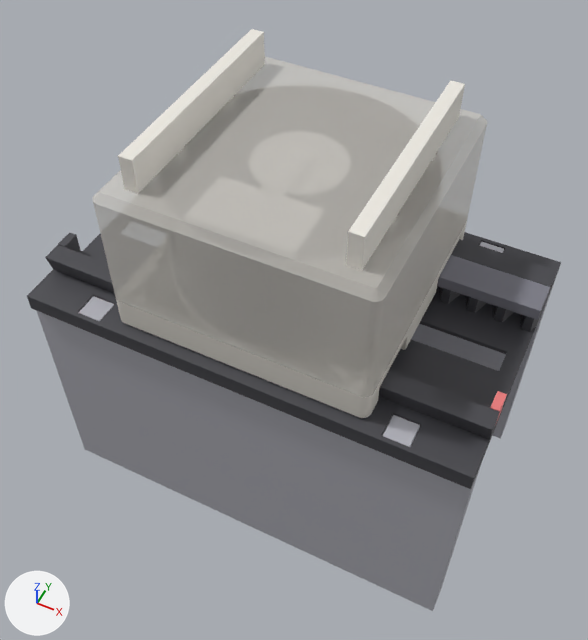
One commit to the Blender file 2-0/kasseta/Стенд_тележка_114.blend: the scene before it, then after it.
Before and after are seen from a camera (50 mm lens) standing at (28.7, -58.8, 66.1) and looking at (-0.1, -1.0, -6.0). Arrows for +X, +Y and +Z are at lower left; the lights stay in place. The picture after the commit comes second.

The scene before the commit, as lines of its bpy script (objects in view):
```python
me_gt_bort = bpy.data.meshes.new('gt_bort')
me_gt_bort.from_pydata(...)  # 24 vertices, 44 faces; spans x 10.5..12.0, y -12.5..12.5, z 16.5..21.5
me_gt_bort.materials.append(mat_борт)  # white #efebe3
me_gt_kubik = bpy.data.meshes.new('gt_kubik')
me_gt_kubik.from_pydata(...)  # 2238 vertices, 4488 faces; spans x -14.7..14.7, y -14.7..14.7, z 2.9..17.7
me_gt_kubik.materials.append(mat_кубик)  # white #efebe3
me_gt_nozhka = bpy.data.meshes.new('gt_nozhka')
me_gt_nozhka.from_pydata(...)  # 24 vertices, 44 faces; spans x -26.0..26.0, y 12.6..15.4, z -32.0..-0.1
me_gt_nozhka.materials.append(mat_ножки)  # grey #b3b3bc
ob_борт_ложа_1 = bpy.data.objects.new('борт ложа 1', me_gt_bort)
ob_борт_ложа_1.location = (0.0, 0.0, 0.0)
ob_кубик = bpy.data.objects.new('кубик', me_gt_kubik)
ob_кубик.location = (0.0, 0.0, 0.0)
ob_ножка_1 = bpy.data.objects.new('ножка 1', me_gt_nozhka)
ob_ножка_1.location = (0.0, 0.0, 0.0)
# also in view: 'крышка над зубьями (планка)' at (0.0, 7.0, 1.7); 'платформа' at (0.0, 0.0, 0.2); 'борт ложа 2' at (-11.2, 0.0, 19.0); 'ножка 2' at (0.0, -14.0, -16.0); 'нижний этаж' at (0.0, 0.0, 2.0)
```
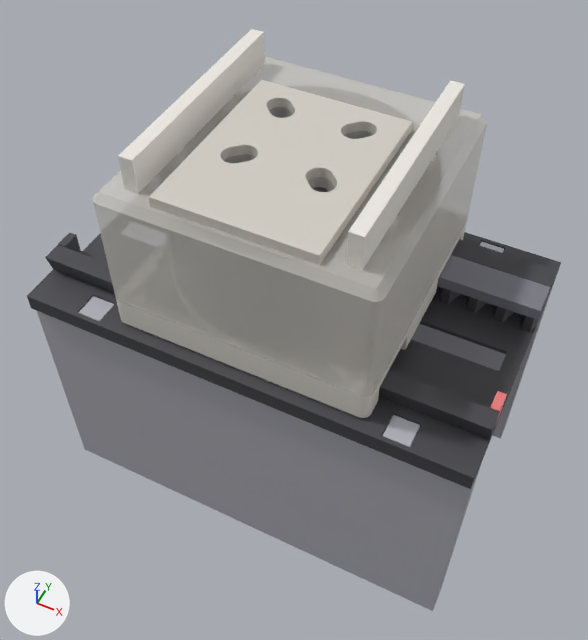
Where the change shows, as pixel boxes [x1, y1, x2, y2] in the pictures (588 x 640 px):
'прижимная пластина', added
    after: [149, 80, 412, 265]
part 1 of me_gt_kubik, cut back
    after: [101, 57, 478, 288]

The change, as a list of edits to the scene's bpy script:
```text
Add mat_пластина:
    mat_пластина = principled_material('пластина')
    mat_пластина.base_color = (0.65, 0.62, 0.56)  # light grey #d3cec5
Change me_gt_kubik:
    used by ob_кубик; location = (0.0, 0.0, 0.0)
    remove me_gt_kubik.from_pydata(...)  # 2238 vertices, 4488 faces; spans x -14.7..14.7, y -14.7..14.7, z 2.9..17.7
    add me_gt_kubik.from_pydata(...)  # 3448 vertices, 6928 faces; spans x -14.7..14.7, y -14.7..14.7, z 2.9..17.7
    me_gt_kubik part 1: 14 vertices moved from x -2.6..4.0, y -4.6..5.0, z 16.2..16.5 to x -4.9..5.2, y -4.6..6.0, z 16.2..17.7; 140 vertices removed from x -5.5..5.5, y -12.5..5.0, z 16.2..17.0; 1350 vertices added at x -6.0..6.0, y -12.5..6.0, z 16.2..17.7
Add me_gt_plastina:
    me_gt_plastina.from_pydata(...)  # 1304 vertices, 2620 faces; spans x -8.5..8.5, y -13.5..8.0, z 17.7..18.8
    me_gt_plastina.materials.append(mat_пластина)  # light grey #d3cec5
Add ob_прижимная_пластина:
    ob_прижимная_пластина = bpy.data.objects.new('прижимная пластина', me_gt_plastina)
    ob_прижимная_пластина.location = (0.0, 0.0, 0.0)
```
